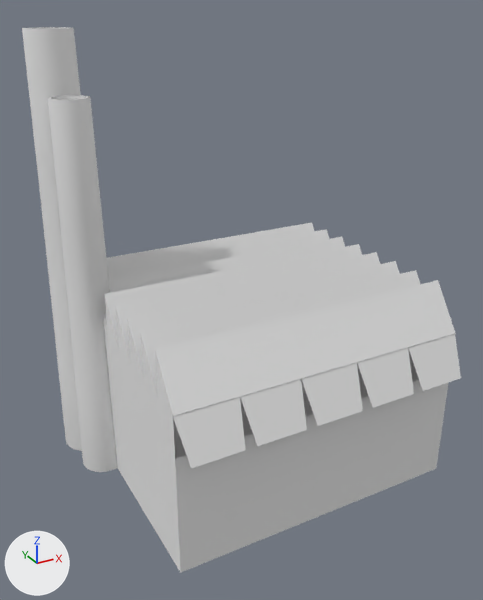
An edit to the Blender file Games4Futures/Assets/Factory.blend, drawn before and after from the same camera.
One viewpoint serves both versions: a 50 mm camera at (-15.2, -31.1, 16.8) aimed at (3.3, 2.5, 0.0). Lighting does not change. The marker at lower left points along +X, +Y and +Z.
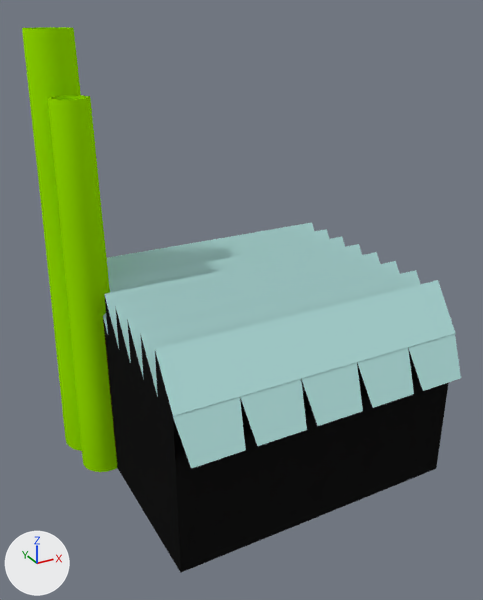
What differs and where, as boxes [x1, y1, x2, y2] in the pictures (483 x 600 px):
```json
{"object": "Cube", "change": "recoloured", "before": [103, 223, 456, 573], "after": [103, 223, 456, 573]}
{"object": "Cylinder.001", "change": "recoloured", "before": [48, 95, 117, 472], "after": [48, 95, 117, 472], "on screen": "white to green"}
{"object": "Cube.001", "change": "recoloured", "before": [173, 334, 461, 468], "after": [173, 334, 461, 468], "on screen": "white to cyan"}
{"object": "Cylinder", "change": "recoloured", "before": [22, 27, 82, 451], "after": [22, 27, 82, 451], "on screen": "white to green"}
{"part": 1, "of": "me_cube", "change": "recoloured", "before": [103, 223, 455, 416], "after": [103, 223, 455, 416], "on screen": "white to cyan"}
```

Scene script edits in JSON lines:
```json
{"op": "set", "path": "mat_material_001.base_color", "old": "(0.8, 0.8, 0.8)", "new": "(0.33, 0.8, 0.0)", "note": "white #e7e7e7 -> green #9be700"}
{"op": "set", "path": "mat_material.base_color", "old": "(0.8, 0.8, 0.8)", "new": "(0.00902, 0.00902, 0.00902)", "note": "white #e7e7e7 -> black #181818"}
{"op": "add", "block": "mat_roof", "code": ["mat_roof = diffuse_material('Roof')", "mat_roof.base_color = (0.484, 0.8, 0.777)  # cyan #b9e7e4"]}
{"block": "me_cube_001", "where": "me_cube_001.from_pydata(...)  # 4 vertices, 1 face; spans x -3.72..0.09, y -2.29..-1.0, z -4.33..-1.85"}
{"op": "remove", "block": "me_cube_001", "code": "me_cube_001.materials.append(mat_material)  # white #e7e7e7"}
{"op": "add", "block": "me_cube_001", "code": "me_cube_001.materials.append(mat_roof)  # cyan #b9e7e4"}
{"block": "me_cube", "where": "me_cube.from_pydata(...)  # 14 vertices, 10 faces; spans x -3.72..0.09, y -1.0..1.0, z -12.18..1.0"}
{"block": "me_cube", "where": "# used by ob_cube; location = (-0.9, -3.76, 0.0)"}
{"block": "me_cube", "change": "me_cube part 1: the 1 face centred in x -1.82, y 0.0, z -0.42 switches from mat_material (white #e7e7e7) to mat_roof (cyan #b9e7e4)"}
{"op": "add", "block": "me_cube", "code": "me_cube.materials.append(mat_roof)  # cyan #b9e7e4"}
```
